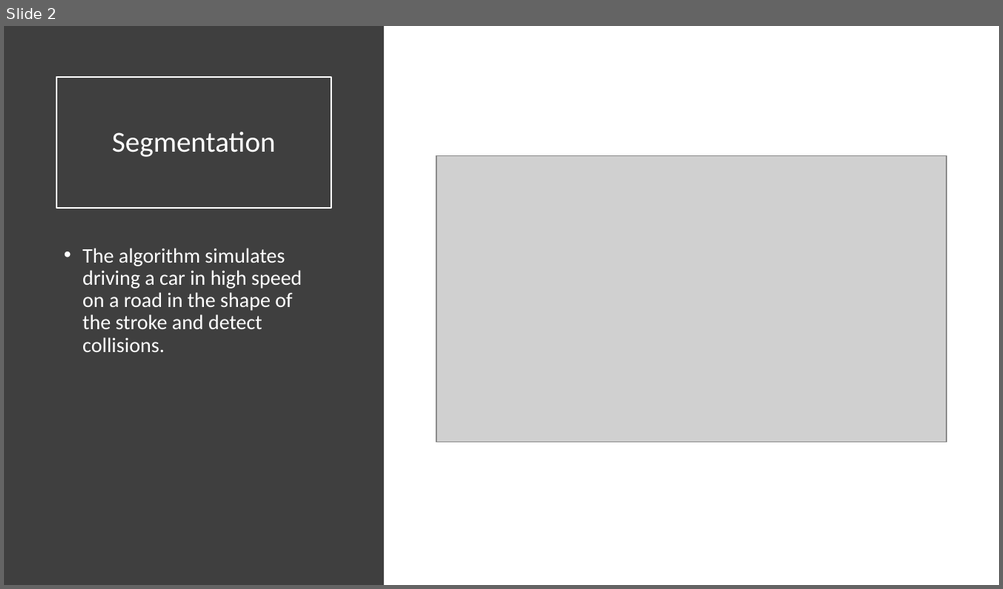
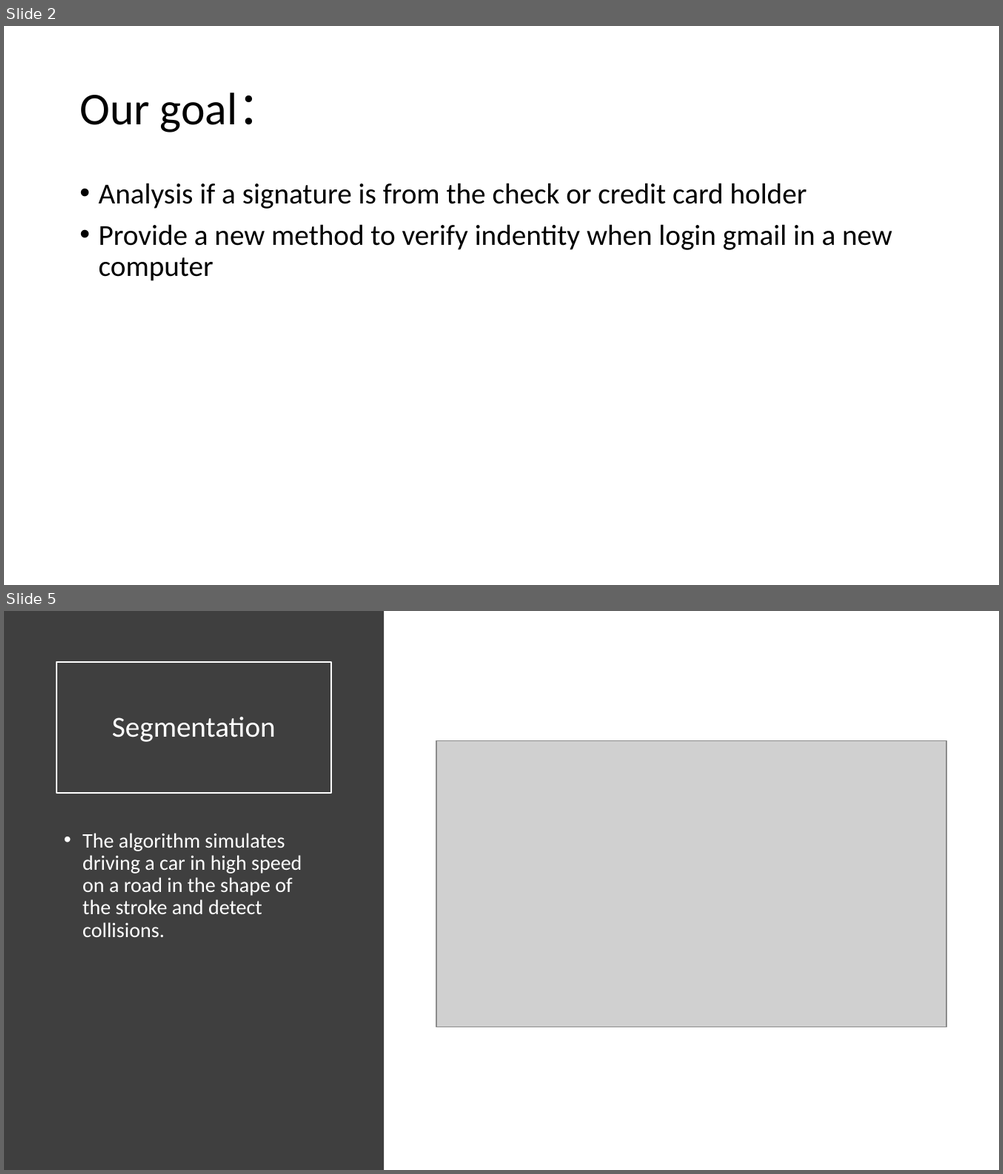
Before and after one commit to Alanyang0816/Signature-analysis, a slide deck: aditya ppt.pptx. Shown one above the other, each under a label of ours: slide 2 before the commit, slides 2 and 5 after it; the slides between them are not shown. The pictures are 1003x589 and 1003x1174 pixels, drawn with LibreOffice and Linux fonts; fonts in the diff are those of the drawing; grey boxes stand for pictures. Boxes give left, top, right and bottom in pixels: in the first picture for what was removed or moved away, otherwise in the second. Text is boxed around its words. In the diff, an @@ line names an element or a change of style, - is before the commit and + after.

```diff
--- a/aditya ppt.pptx
+++ b/aditya ppt.pptx
@@ slide 2 added at bbox=[4, 26, 999, 585], background #FFFFFF @@
@@ title added at bbox=[79, 93, 284, 133], 44 pt, text #000000 @@
+Our goal：
@@ text added at bbox=[99, 183, 892, 281], 28 pt, text #000000 @@
+• Analysis if a signature is from the check or credit card holder
+• Provide a new method to verify indentity when login gmail in a new computer
@@ what was slide 2 is now slide 5 @@
```
Also in this commit, not shown: 4 other slides added, 1 slide removed.
